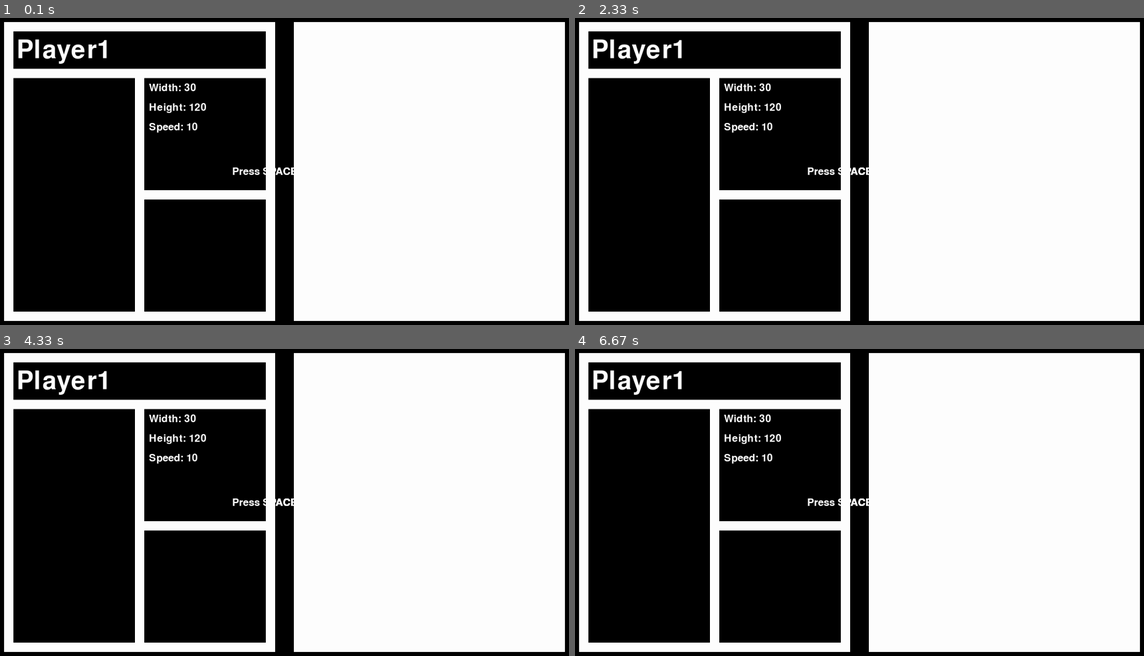
Above: before the commit, frames 1-4 (two rows, left to right).
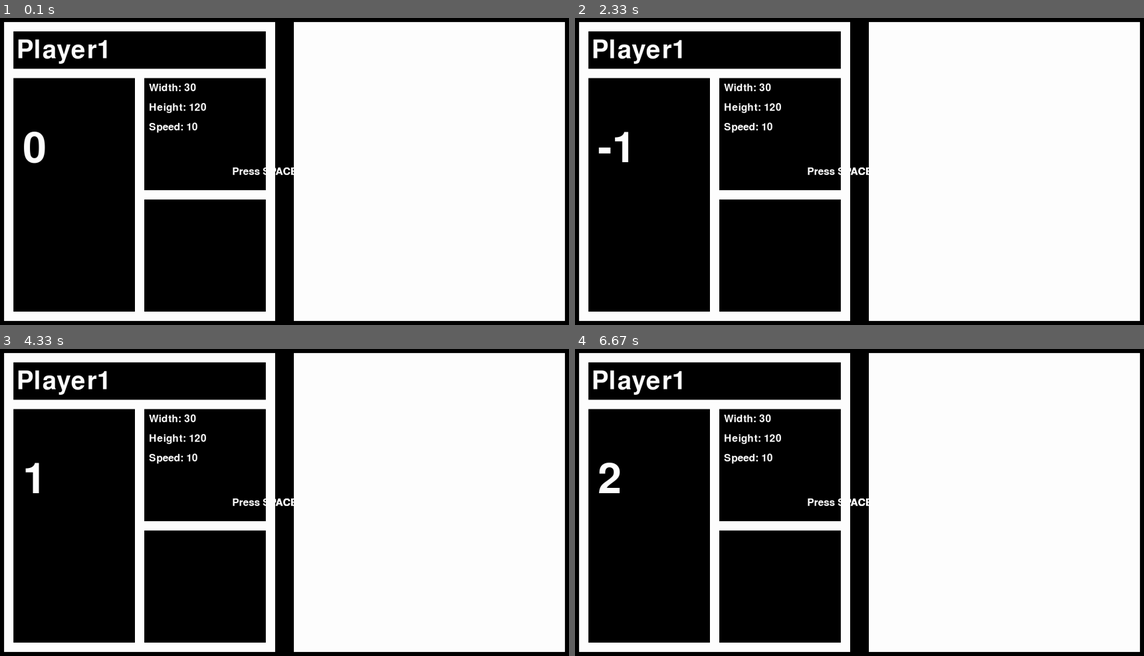
Above: after the commit, the same moments.

Repository: Klihe/PingPong-PyGame
Game: pygame game, started from main.py
Same seed, same stepped clock (60 frames per second), same inputs: the game is played once before the commit and once after it.
Inputs:
- Up to frame 1 (0.1 s): no input
- Up to frame 2 (2.33 s): hold Right 0.33-0.8 s; hold Right 0.83-1.3 s; hold D 0.83-1.3 s; hold Left 1.33-1.87 s; hold A 1.33-1.87 s; hold Left from 1.9 s (still down); hold A from 1.9 s (still down)
- Up to frame 3 (4.33 s): release Left at 2.4 s; release A at 2.4 s; hold Right 2.43-3.07 s; hold D 2.43-3.07 s; hold Left 3.1-3.65 s; hold A 3.1-3.65 s; hold Right 3.68-4.23 s; hold D 3.68-4.23 s; hold Right from 4.27 s (still down); hold D from 4.27 s (still down)
- Up to frame 4 (6.67 s): release Right at 4.73 s; release D at 4.73 s; hold Left 4.77-5.3 s; hold A 4.77-5.3 s; hold Left 5.33-5.87 s; hold A 5.33-5.87 s; hold Right 5.9-6.53 s; hold D 5.9-6.53 s; hold Left from 6.57 s (still down); hold A from 6.57 s (still down)

The runs differ from the first frame. In frame 1, 0.2% of the frame differs, in the area x 4-8%, y 37-48%; in frame 2, 0.2%; in frame 3, 0.1%; in frame 4, 0.2%.

Commit message:
Basics of character selection

Diff:
--- a/modules/game.py
+++ b/modules/game.py
@@ -43,6 +43,16 @@
 
         # MENU - state
         if self.state == GameState.MENU:
+            if keys[pygame.K_a]:
+                self.players[0].plusValue(-1)
+            if keys[pygame.K_d]:
+                self.players[0].plusValue(1)
+            # activate abilities for player2
+            if keys[pygame.K_LEFT]:
+                self.players[1].plusValue(-1)
+            if keys[pygame.K_RIGHT]:
+                self.players[1].plusValue(1)
+
             if keys[pygame.K_SPACE]:
                 self.state = GameState.PLAYING
 
--- a/modules/gameState/menu.py
+++ b/modules/gameState/menu.py
@@ -8,6 +8,7 @@
     menuFont = pygame.font.Font(None, 48)
     nameFont = pygame.font.Font(None, 120)
     statsFont = pygame.font.Font(None, 48)
+    charFont = pygame.font.Font(None, 200)
     text = menuFont.render("Press SPACE to Start", True, Color.WHITE)
     # Player 1
     # background
@@ -18,6 +19,9 @@
     win.blit(name, (100, 110))
     # character
     pygame.draw.rect(win, Color.BLACK, (90, 240, 810 / 2 - 15, 750))
+    char = charFont.render("" + str(players[0].value), True, Color.WHITE)
+    win.blit(char, (120, 400))
+
     # stats
     pygame.draw.rect(win, Color.BLACK, (510, 240, 810 / 2 - 15, 750 / 2 - 15))
     width = statsFont.render("Width: " + str(players[0].width), True, Color.WHITE)
--- a/modules/objects/player.py
+++ b/modules/objects/player.py
@@ -34,6 +34,10 @@
     def draw(self, win) -> None:
         pygame.draw.rect(win, self.color, (self.x, self.y, self.width, self.height))
 
+    def plusValue(self, direction):
+        self.value += direction
+        pygame.time.delay(100)
+
     # Increase the score for the player
     def increaseScore(self) -> None:
         self.score += 1
